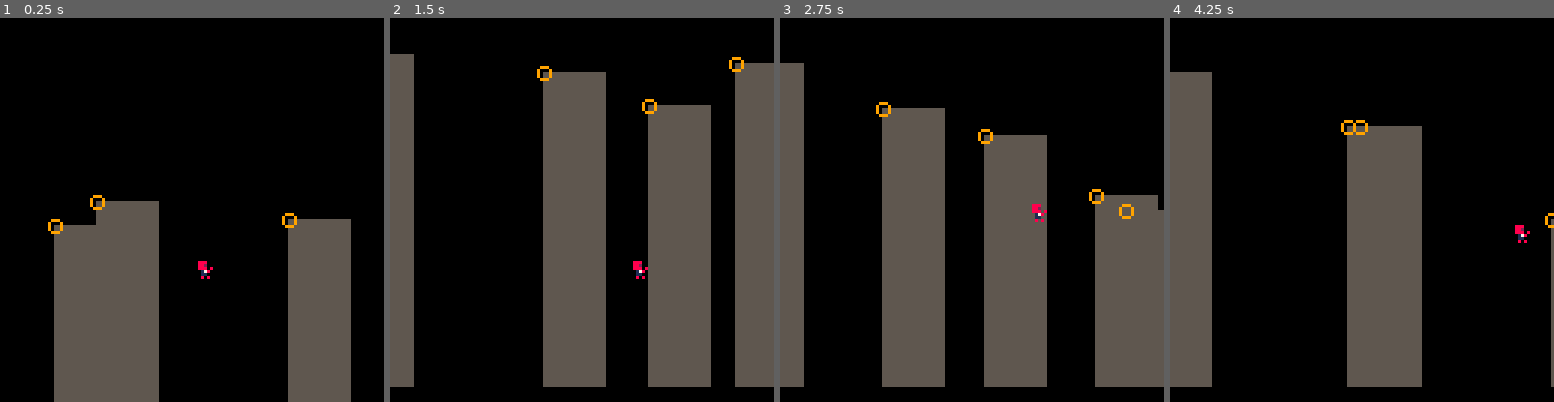
Above: before the commit, frames 1-4 (left to right).
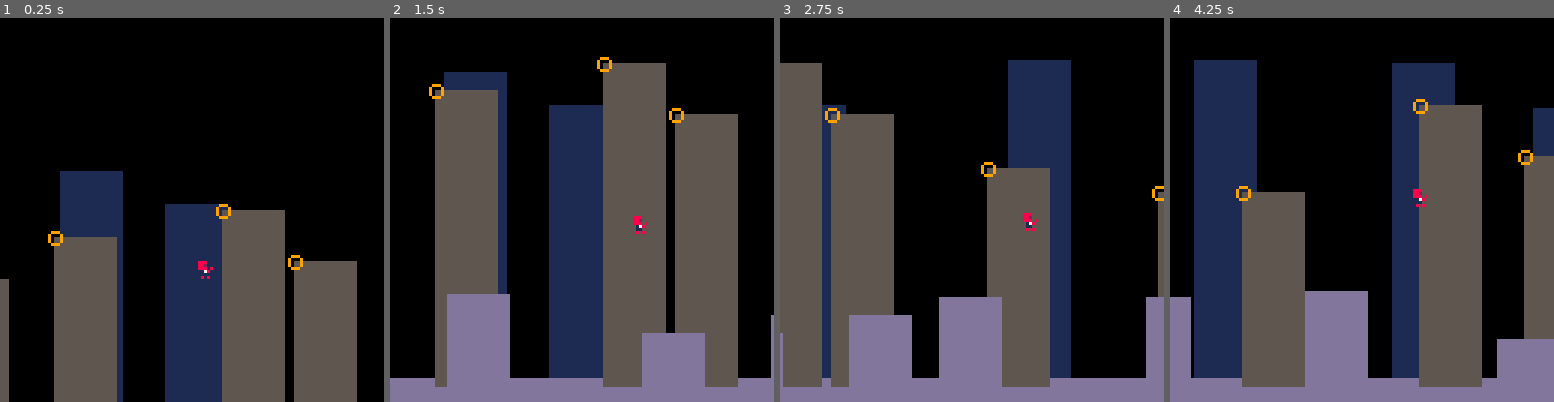
Above: after the commit, the same moments.

Repository: wesen/carts
Game: PICO-8 cartridge games/spiderman/rope.p8
The game is run twice, just before and just after one commit, with the same random seed, the same clock (stepped at 60 frames per second) and the same inputs.
Inputs:
- Up to frame 1 (0.25 s): no input
- Up to frame 2 (1.5 s): tap O (Z key) at 0.7 s
- Up to frame 3 (2.75 s): hold Right 1.6-2.1 s; tap O (Z key) at 1.7, 2.1, 2.5 s; hold Right from 2.47 s (still down)
- Up to frame 4 (4.25 s): tap O (Z key) every 0.4 s from 2.9 to 4.1 s; release Right at 3.03 s; hold Left 3.08-3.58 s; hold Right from 4.02 s (still down)

The runs differ from the first frame. In frame 1, 28% of the frame differs, in the area x 0-93%, y 39-100%; in frame 2, 64%; in frame 3, 51%; in frame 4, 65%, in the area x 0-100%, y 10-100%.

Commit message:
Add proper culling

Diff:
--- a/games/spiderman/camera.lua
+++ b/games/spiderman/camera.lua
@@ -28,10 +28,11 @@
  if (self.target==nil) return
  local b=self:pull_bbox()
  local p=self.target.pos
- if (b.bb.x<p.x) self.pos.x+=min(p.x-b.bb.x,4)
- if (b.aa.x>p.x) self.pos.x-=min(b.aa.x-p.x,4)
- if (b.bb.y<p.y) self.pos.y+=min(p.y-b.bb.y,4)
- if (b.aa.y>p.y) self.pos.y-=min(b.aa.y-p.y,4)
+ local max_speed=10
+ if (b.bb.x<p.x) self.pos.x+=min(p.x-b.bb.x,max_speed)
+ if (b.aa.x>p.x) self.pos.x-=min(b.aa.x-p.x,max_speed)
+ if (b.bb.y<p.y) self.pos.y+=min(p.y-b.bb.y,max_speed)
+ if (b.aa.y>p.y) self.pos.y-=min(b.aa.y-p.y,max_speed)
  if (self.pos.y>64) self.pos.y=64
  -- self.pos=room:bbox():shrink(64):clip(self.pos)
  self:update_shake()
--- a/games/spiderman/player.lua
+++ b/games/spiderman/player.lua
@@ -18,17 +18,21 @@
  self.prev=v2(10,28)
  self.frame_sensitive=5
  self.current_tether=nil
+ self.previous_tether=nil
  self.flip=v2(false,false)
 end)
 
 function cls_player:get_closest_tether()
  local d=10000
  local res=nil
+ local dir=self.spd.x>0 and 1 or -1
+ if (btn(0)) dir=-1
+ if (btn(1)) dir=1
  for tether in all(tethers) do
-  if (self.spd.x>0 and tether.pos.x>self.pos.x) or
-   (self.spd.x<=0 and tether.pos.x<self.pos.x) then
+  if (dir==1 and tether.pos.x>self.pos.x) or
+   (dir==-1 and tether.pos.x<self.pos.x) then
     local _d=abs(self.pos.x-tether.pos.x)
-    if _d<d then
+    if _d<d and d>50 and tether!=self.previous_tether then
      res=tether
      d=_d
     end
@@ -137,7 +141,7 @@
  self.pos.y+=self.spd.y
  self.pos.x+=self.spd.x
 
- if btn(4) and not prevbtn then
+ if (btn(4) and not prevbtn) or self.pos.y>=100 then
   if self.mode==mode_free then
    self.mode=mode_pulling
    self.current_tether=self:get_closest_tether()
@@ -154,6 +158,7 @@
 
   if not btn(4) and self.mode!=mode_free then
    self.mode=mode_free
+   self.previous_tether=self.current_tether
    self.current_tether=nil
   end
 
--- a/games/spiderman/rope.lua
+++ b/games/spiderman/rope.lua
@@ -14,11 +14,17 @@
 frame=1
 tethers={}
 
+player_field_start=384
+player_field_end=player_field_start+128
+player_field_width=player_field_start
+cull_end=player_field_end+player_field_width
+cull_start=player_field_start-player_field_width
+
 function cull_elts()
  local off=0
- if player.pos.x>256 then
+ if player.pos.x>player_field_end then
   off=-128
- elseif player.pos.x<128 then
+ elseif player.pos.x<player_field_start then
   off=128
  else
   return
@@ -30,46 +36,56 @@
 
  for tether in all(tethers) do
   tether.pos.x+=off
-  if tether.pos.x>384 or tether.pos.x<0 then
+  if tether.pos.x>cull_end or tether.pos.x<cull_start then
    del(tethers,tether)
   end
  end
 
  for building in all(buildings) do
-  building.pos.x+=off
-  if building.pos.x>384 or building.pos.x<0 then
+  if building.row==row_foreground then
+   building.pos.x+=off/0.75
+  elseif building.row==row_background then
+   building.pos.x+=off/1.5
+  else
+   building.pos.x+=off
+  end
+  if building.pos.x>cull_end or building.pos.x<cull_start then
    del(buildings,building)
   end
  end
 
- if (off==128) add_elts(0)
- if (off==-128) add_elts(256)
+ if (off==128) add_elts(cull_start,128)
+ if (off==-128) add_elts(cull_end,128)
 end
 
-function add_elts(off)
- -- for i=1,5+flr(rnd(5)) do
- --  cls_building.init(v2(flr(rnd(128))+off,60+flr(rnd(60))),row_background)
- -- end
+function add_elts(off,w)
  local boff=0
- for i=1,3+flr(rnd(5)) do
+ while boff<w do
   local b=v2(boff+off,60+flr(rnd(60)))
   boff+=30+flr(rnd(50))
-  if b.x<off+128 then
-   cls_tether.init(v2(b.x,128-b.y))
-   cls_building.init(b,row_middleground)
-  end
+  cls_building.init(b,row_background)
  end
- -- for i=1,5+flr(rnd(5)) do
- --  cls_building.init(v2(flr(rnd(128))+off,20+flr(rnd(40))),row_foreground)
- -- end
+
+ boff=0
+ while boff<w do
+  local b=v2(boff+off,20+flr(rnd(40)))
+  boff+=30+flr(rnd(50))
+  cls_building.init(b,row_foreground)
+ end
+
+ boff=0
+ while boff<w do
+  local b=v2(boff+off,60+flr(rnd(60)))
+  boff+=20+flr(rnd(40))
+  cls_tether.init(v2(b.x,128-b.y))
+  cls_building.init(b,row_middleground)
+ end
 end
 
 function _init()
- player=cls_player.init(v2(160,10))
+ player=cls_player.init(v2(player_field_start+64,10))
 
- add_elts(0)
- add_elts(128)
- add_elts(256)
+ add_elts(0,player_field_width*2+128)
 
  main_camera=cls_camera.init()
  main_camera:set_target(player)
@@ -102,6 +118,7 @@
  -- parallax background
 
  camera(p.x,p.y)
+ rectfill(-128,120,player_field_width*2+256,128,13)
  for building in all(buildings) do
   if (building.row==row_middleground) building:draw()
  end
@@ -115,4 +132,6 @@
  for building in all(buildings) do
   if (building.row==row_foreground) building:draw()
  end
+
+ camera(0,0)
 end
--- a/games/spiderman/rope.p8
+++ b/games/spiderman/rope.p8
@@ -253,17 +253,21 @@
  self.prev=v2(10,28)
  self.frame_sensitive=5
  self.current_tether=nil
+ self.previous_tether=nil
  self.flip=v2(false,false)
 end)
 
 function cls_player:get_closest_tether()
  local d=10000
  local res=nil
+ local dir=self.spd.x>0 and 1 or -1
+ if (btn(0)) dir=-1
+ if (btn(1)) dir=1
  for tether in all(tethers) do
-  if (self.spd.x>0 and tether.pos.x>self.pos.x) or
-   (self.spd.x<=0 and tether.pos.x<self.pos.x) then
+  if (dir==1 and tether.pos.x>self.pos.x) or
+   (dir==-1 and tether.pos.x<self.pos.x) then
     local _d=abs(self.pos.x-tether.pos.x)
-    if _d<d then
+    if _d<d and d>50 and tether!=self.previous_tether then
      res=tether
      d=_d
     end
@@ -372,7 +376,7 @@
  self.pos.y+=self.spd.y
  self.pos.x+=self.spd.x
 
- if btn(4) and not prevbtn then
+ if (btn(4) and not prevbtn) or self.pos.y>=100 then
   if self.mode==mode_free then
    self.mode=mode_pulling
    self.current_tether=self:get_closest_tether()
@@ -389,6 +393,7 @@
 
   if not btn(4) and self.mode!=mode_free then
    self.mode=mode_free
+   self.previous_tether=self.current_tether
    self.current_tether=nil
   end
 
@@ -465,10 +470,11 @@
  if (self.target==nil) return
  local b=self:pull_bbox()
  local p=self.target.pos
- if (b.bb.x<p.x) self.pos.x+=min(p.x-b.bb.x,4)
- if (b.aa.x>p.x) self.pos.x-=min(b.aa.x-p.x,4)
- if (b.bb.y<p.y) self.pos.y+=min(p.y-b.bb.y,4)
- if (b.aa.y>p.y) self.pos.y-=min(b.aa.y-p.y,4)
+ local max_speed=10
+ if (b.bb.x<p.x) self.pos.x+=min(p.x-b.bb.x,max_speed)
+ if (b.aa.x>p.x) self.pos.x-=min(b.aa.x-p.x,max_speed)
+ if (b.bb.y<p.y) self.pos.y+=min(p.y-b.bb.y,max_speed)
+ if (b.aa.y>p.y) self.pos.y-=min(b.aa.y-p.y,max_speed)
  if (self.pos.y>64) self.pos.y=64
  -- self.pos=room:bbox():shrink(64):clip(self.pos)
  self:update_shake()
@@ -541,11 +547,17 @@
 frame=1
 tethers={}
 
+player_field_start=384
+player_field_end=player_field_start+128
+player_field_width=player_field_start
+cull_end=player_field_end+player_field_width
+cull_start=player_field_start-player_field_width
+
 function cull_elts()
  local off=0
- if player.pos.x>256 then
+ if player.pos.x>player_field_end then
   off=-128
- elseif player.pos.x<128 then
+ elseif player.pos.x<player_field_start then
   off=128
  else
   return
@@ -557,46 +569,56 @@
 
  for tether in all(tethers) do
   tether.pos.x+=off
-  if tether.pos.x>384 or tether.pos.x<0 then
+  if tether.pos.x>cull_end or tether.pos.x<cull_start then
    del(tethers,tether)
   end
  end
 
  for building in all(buildings) do
-  building.pos.x+=off
-  if building.pos.x>384 or building.pos.x<0 then
+  if building.row==row_foreground then
+   building.pos.x+=off/0.75
+  elseif building.row==row_background then
+   building.pos.x+=off/1.5
+  else
+   building.pos.x+=off
+  end
+  if building.pos.x>cull_end or building.pos.x<cull_start then
    del(buildings,building)
   end
  end
 
- if (off==128) add_elts(0)
- if (off==-128) add_elts(256)
-end
-
-function add_elts(off)
- -- for i=1,5+flr(rnd(5)) do
- --  cls_building.init(v2(flr(rnd(128))+off,60+flr(rnd(60))),row_background)
- -- end
+ if (off==128) add_elts(cull_start,128)
+ if (off==-128) add_elts(cull_end,128)
+end
+
+function add_elts(off,w)
  local boff=0
- for i=1,3+flr(rnd(5)) do
+ while boff<w do
   local b=v2(boff+off,60+flr(rnd(60)))
   boff+=30+flr(rnd(50))
-  if b.x<off+128 then
-   cls_tether.init(v2(b.x,128-b.y))
-   cls_building.init(b,row_middleground)
-  end
- end
- -- for i=1,5+flr(rnd(5)) do
- --  cls_building.init(v2(flr(rnd(128))+off,20+flr(rnd(40))),row_foreground)
- -- end
+  cls_building.init(b,row_background)
+ end
+
+ boff=0
+ while boff<w do
+  local b=v2(boff+off,20+flr(rnd(40)))
+  boff+=30+flr(rnd(50))
+  cls_building.init(b,row_foreground)
+ end
+
+ boff=0
+ while boff<w do
+  local b=v2(boff+off,60+flr(rnd(60)))
+  boff+=20+flr(rnd(40))
+  cls_tether.init(v2(b.x,128-b.y))
+  cls_building.init(b,row_middleground)
+ end
 end
 
 function _init()
- player=cls_player.init(v2(160,10))
-
- add_elts(0)
- add_elts(128)
- add_elts(256)
+ player=cls_player.init(v2(player_field_start+64,10))
+
+ add_elts(0,player_field_width*2+128)
 
  main_camera=cls_camera.init()
  main_camera:set_target(player)
@@ -629,6 +651,7 @@
  -- parallax background
 
  camera(p.x,p.y)
+ rectfill(-128,120,player_field_width*2+256,128,13)
  for building in all(buildings) do
   if (building.row==row_middleground) building:draw()
  end
@@ -642,6 +665,8 @@
  for building in all(buildings) do
   if (building.row==row_foreground) building:draw()
  end
+
+ camera(0,0)
 end
 
 __gfx__
